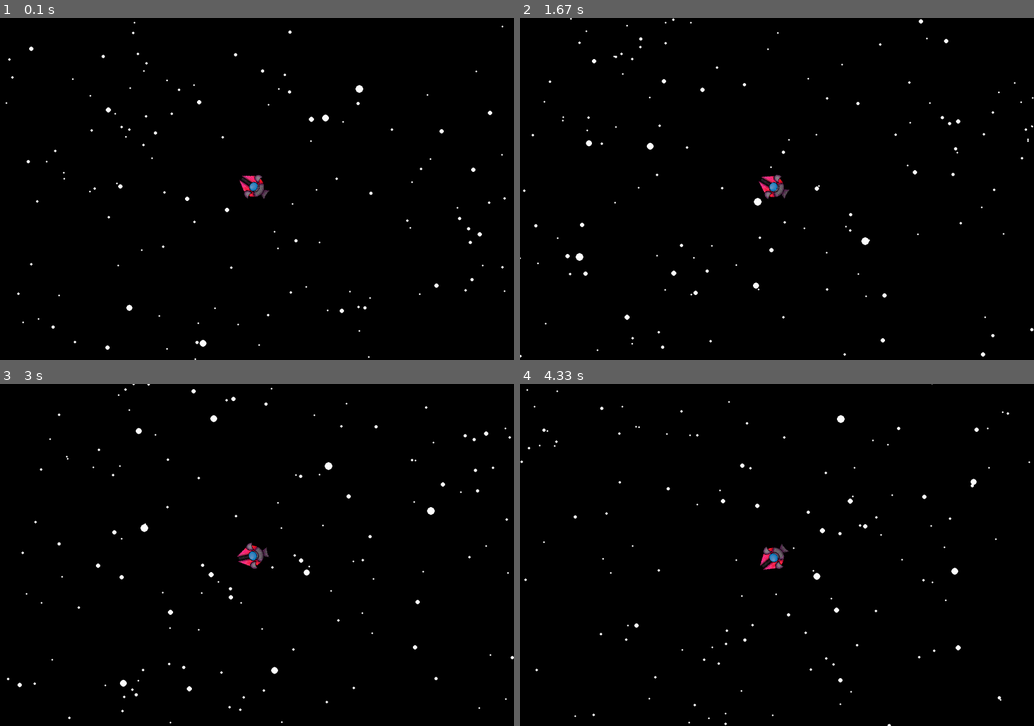
Above: before the commit, frames 1-4 (two rows, left to right).
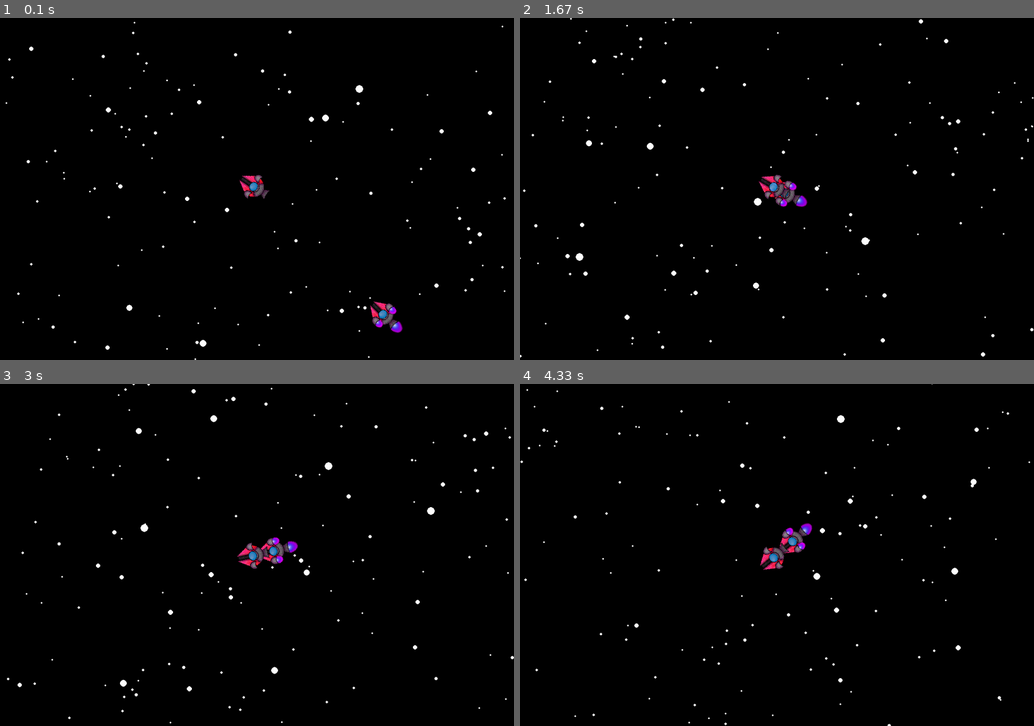
Above: after the commit, the same moments.

Repository: AlmightyM3/pygame--ce-summer-jam-2024
Game: pygame game, started from main.py
Two runs of this game, one before a commit and one after it. Both use one fixed random seed, a clock stepped at 60 frames per second and the inputs below.
Inputs (mouse positions are in pixels of both pictures, inside the frame that each line leads up to):
- Up to frame 1 (0.1 s): no input
- Up to frame 2 (1.67 s): click (782, 209) at 0.38 s; click (828, 264) at 0.72 s; click (967, 308) at 1.05 s; click (653, 120) at 1.38 s
- Up to frame 3 (3 s): click (257, 596) at 1.72 s; click (185, 483) at 2.05 s; click (436, 643) at 2.38 s; click (87, 589) at 2.72 s
- Up to frame 4 (4.33 s): click (627, 486) at 3.05 s; click (653, 616) at 3.38 s; click (962, 633) at 3.72 s; click (622, 681) at 4.05 s

The runs differ from the first frame. In frame 1, 0.3% of the frame differs, in the area x 72-79%, y 82-93%; in frame 2, 0.2%; in frame 3, 0.3%; in frame 4, 0.3%.

Commit message:
Began implementing a enemy
The enemy is still probably too slow, doesn't return to his home position properly, and does not have the art. (They also need to spawn with the planets)

Diff:
--- a/main.py
+++ b/main.py
@@ -82,6 +82,30 @@
         #pygame.draw.circle(window.pgWindow, self.primaryColor, self.pos-player.pos+WINDOW_SIZE2, self.radius)
         window.pgWindow.blit(self.surface, self.pos-player.pos+WINDOW_SIZE2-Vector2(self.radius))
 
+class Enemy:
+    def __init__(self, startPos, size, moveingImgPath, stopedIngImgPath):
+        self.pos = startPos
+        self.size = size
+        self.moveingImg = pygame.transform.scale_by(pygame.image.load(dirPath+moveingImgPath), size).convert_alpha()
+        self.stopedImg = pygame.transform.scale_by(pygame.image.load(dirPath+stopedIngImgPath), size).convert_alpha()
+        self.velocity = Vector2()
+        self.homePos = startPos
+
+    def render(self):
+        angle = int(math.degrees(-math.atan2(player.pos.y - self.pos.y, player.pos.x - self.pos.x)))-90
+        rotatedImg = pygame.transform.rotate(self.moveingImg, angle)
+        window.pgWindow.blit(rotatedImg, self.pos+WINDOW_SIZE2-(rotatedImg.get_rect().center)-player.pos)
+
+    def update(self):
+        if (player.pos-self.homePos).magnitude_squared() < 300*300:
+            self.velocity = (player.pos-self.pos).normalize()*0.04*window.DT
+        elif self.pos != self.homePos:
+            self.velocity = (self.homePos-self.pos).normalize()*0.04*window.DT
+        else:
+            self.velocity = Vector2()
+        self.pos += self.velocity*window.DT
+
+
 import threading
 def genPlanets():
     global planets
@@ -137,14 +161,17 @@
     timer.stopwatch()
     genPlanets()
     timer.stopwatch("Gen planets.")
+    testEnemy = Enemy(Vector2(300,300), 1/32, "/SpaceshipOn.png", "/Spaceship.png")
 
     while window.run:
         player.update()
+        testEnemy.update()
 
         window.pgWindow.fill((0,0,0))
         for star in stars:
             star.render()
         for planet in planets:
             planet.render()
+        testEnemy.render()
         player.render()
         window.update(input)
